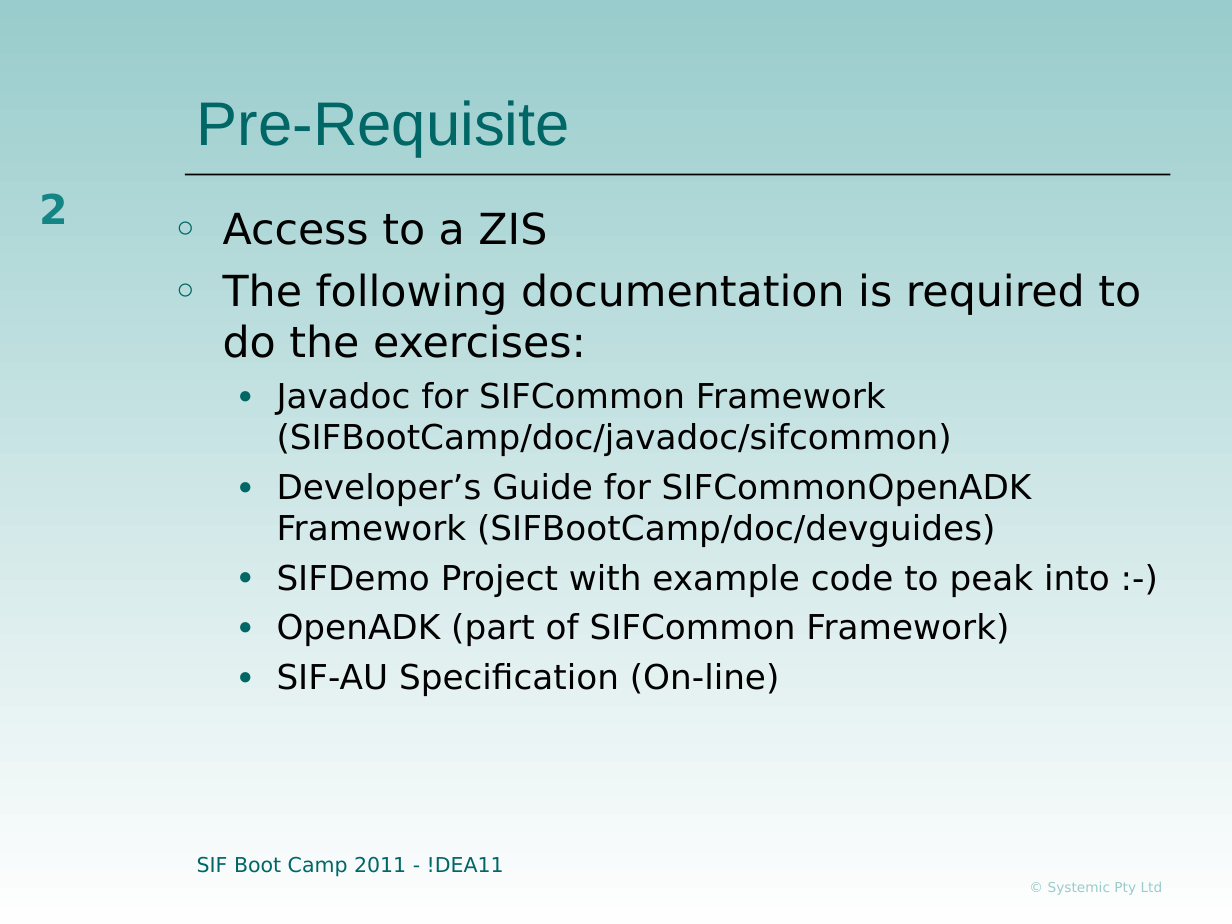
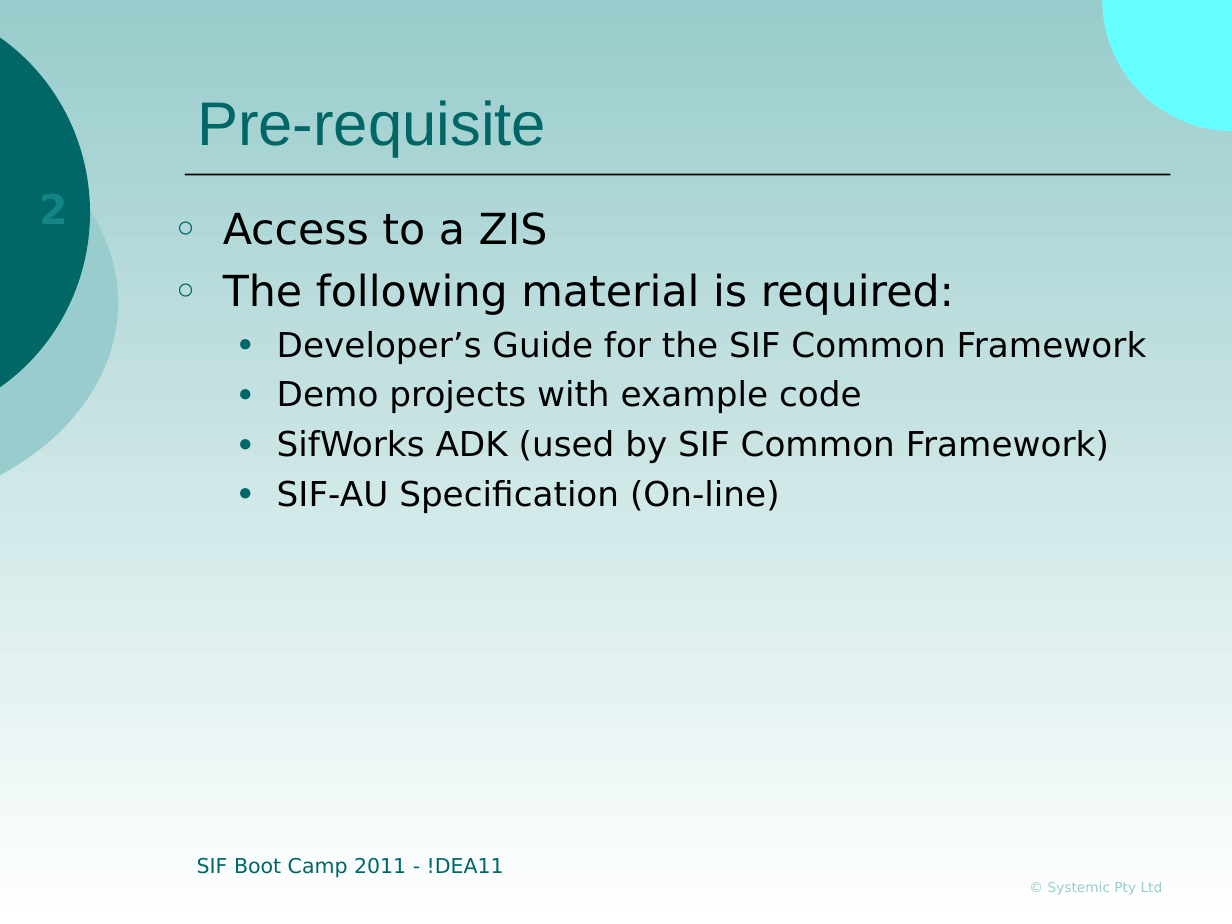
Before and after one commit to nsip/SifBootCamp-dotNet, a slide deck: slide 2 of Documentation/Presentations/05-Agent Development-CSharp.ppt. Drawn at 1232x924 pixels with LibreOffice and Linux fonts; fonts in the diff are those of the drawing; background and template pictures are left out. Boxes give left, top, right and bottom in pixels: in the first picture for what was removed or moved away, otherwise in the second. Text is boxed around its words. In the diff, an @@ line names an element or a change of style, - is before the commit and + after.

```diff
--- a/Documentation/Presentations/05-Agent Development-CSharp.ppt
+++ b/Documentation/Presentations/05-Agent Development-CSharp.ppt
@@ background gradient #99CCCC to #FEFEFE to gradient #99CCCC to #FFFFFF @@
@@ outline redrawn in 3 elements at bbox=[1103, 0, 1232, 132], bbox=[0, 92, 118, 514], bbox=[0, 0, 90, 425] @@
@@ title at bbox=[197, 100, 546, 157]: text changed @@
-Pre-Requisite
+Pre-requisite
@@ page number rewrapped from bbox=[39, 193, 68, 224] to bbox=[4, 181, 80, 239] @@
@@ text at bbox=[223, 273, 1147, 463]: text changed @@
-○ The following documentation is required to do the exercises:
-  ● Javadoc for SIFCommon Framework (SIFBootCamp/doc/javadoc/sifcommon)
-  ● Developer’s Guide for SIFCommonOpenADK Framework (SIFBootCamp/doc/devguides)
-  ● SIFDemo Project with example code to peak into :-)
-  ● OpenADK (part of SIFCommon Framework)
+○ The following material is required:
+  ● Developer’s Guide for the SIF Common Framework
+  ● Demo projects with example code
+  ● SifWorks ADK (used by SIF Common Framework)
```
Also in this commit, not shown: 4 other slides changed, 3 slides removed, 1 other file.
